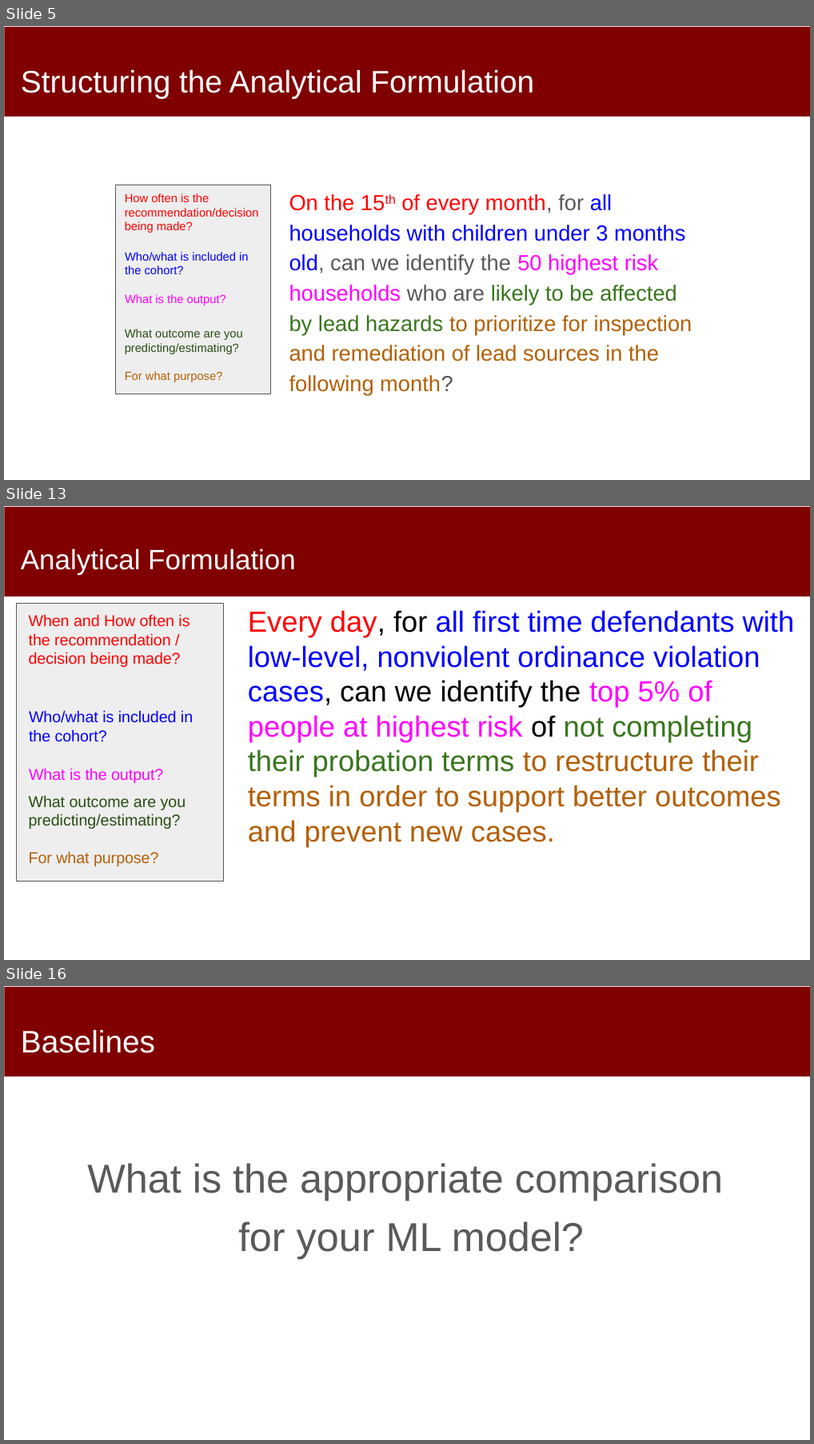
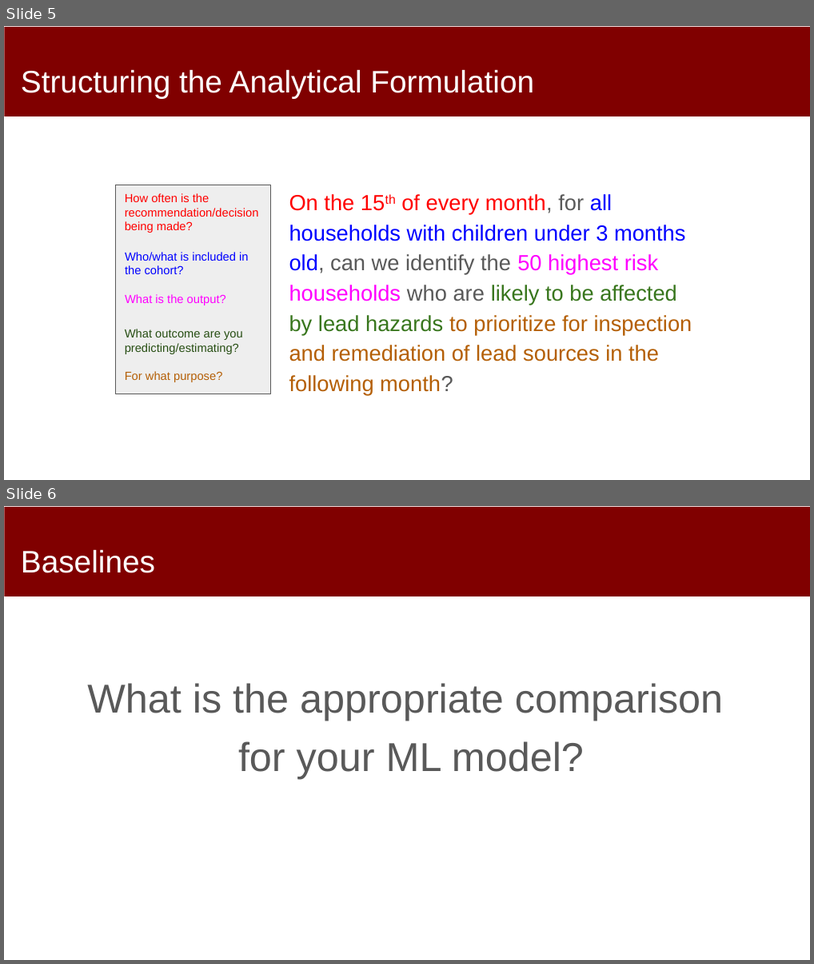
Before and after one commit to dssg/mlforpublicpolicylab, a slide deck: Lectures/09-Machine-Learning-Pipelines.pptx. Shown one above the other, each under a label of ours: slides 5, 13 and 16 before the commit, slides 5 and 6 after it; the slides between them are not shown. The pictures are 814x1444 and 814x964 pixels, drawn with LibreOffice and Linux fonts; fonts in the diff are those of the drawing. Boxes give left, top, right and bottom in pixels: in the first picture for what was removed or moved away, otherwise in the second. Text is boxed around its words. In the diff, an @@ line names an element or a change of style, - is before the commit and + after.

```diff
--- a/Lectures/09-Machine-Learning-Pipelines.pptx
+++ b/Lectures/09-Machine-Learning-Pipelines.pptx
@@ slide 13 removed at [4, 506, 810, 960], background #FFFFFF; not listed: 1 template element that a slide beside it also shows @@
@@ title removed at [21, 548, 296, 575] @@
-Analytical Formulation
@@ rectangle removed at [17, 603, 223, 881] @@
@@ text removed at [29, 614, 190, 667] @@
-When and How often is the recommendation / decision being made?
@@ text removed at [248, 610, 795, 847] @@
-Every day, for all first time defendants with low-level, nonviolent ordinance violation cases, can we identify the top 5% of people at highest risk of not completing their probation terms to restructure their terms in order to support better outcomes and prevent new cases.
@@ text removed at [29, 710, 193, 742] @@
-Who/what is included in the cohort?
@@ text removed at [29, 768, 163, 783] @@
-What is the output?
@@ text removed at [29, 795, 186, 866] @@
-What outcome are you predicting/estimating?
-For what purpose?
@@ what was slide 16 is now slide 6 @@
```
Also in this commit, not shown: 4 slides changed, 9 other slides removed, 1 other file.
